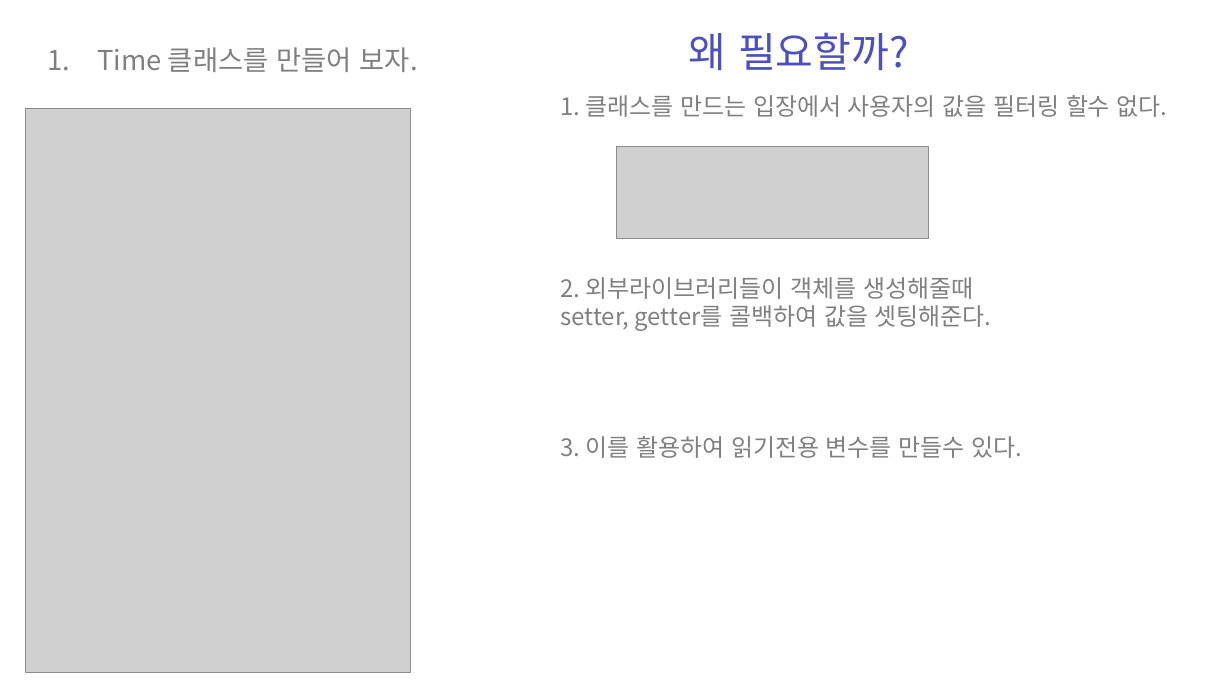
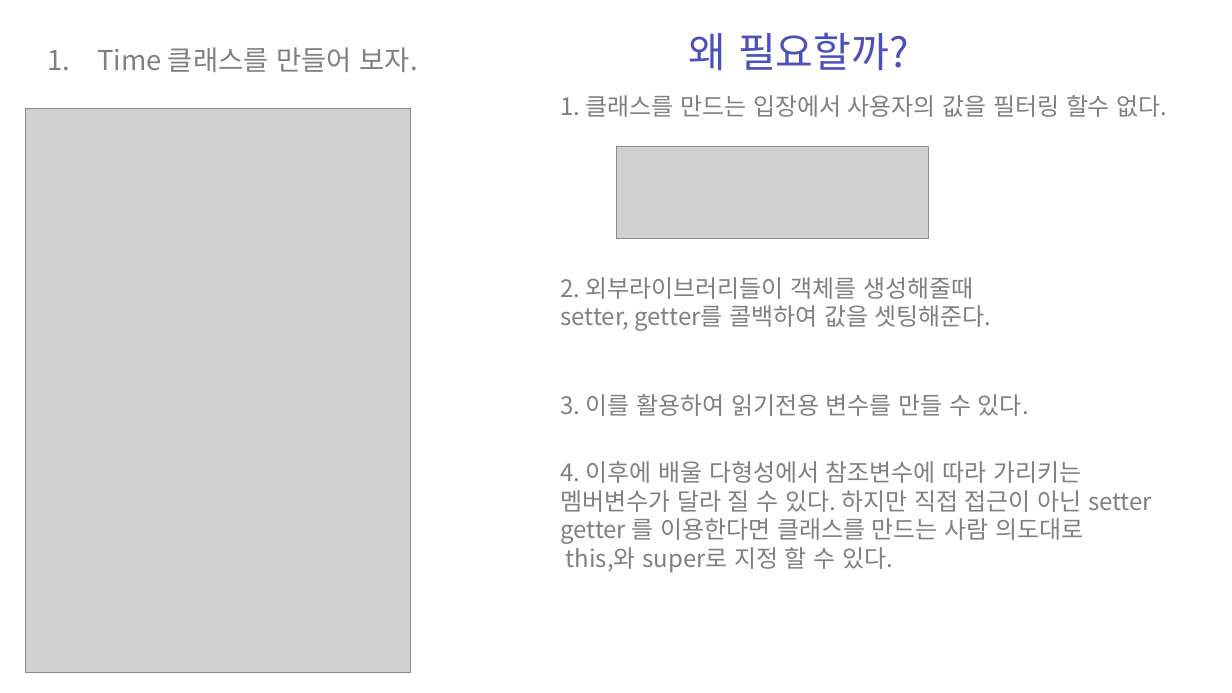
Before and after one commit to zest132/JavaLecture, a slide deck: slide 51 of JavaLecture/LectureFile/java 10강 패키지와 접근제어자 강의자료.pptx. Drawn at 1232x693 pixels with LibreOffice and Linux fonts; fonts in the diff are those of the drawing; grey boxes stand for pictures. Boxes give left, top, right and bottom in pixels: in the first picture for what was removed or moved away, otherwise in the second. Text is boxed around its words. In the diff, an @@ line names an element or a change of style, - is before the commit and + after.

```diff
--- a/JavaLecture/LectureFile/java 10강 패키지와 접근제어자 강의자료.pptx
+++ b/JavaLecture/LectureFile/java 10강 패키지와 접근제어자 강의자료.pptx
@@ text at box(560, 394, 1029, 416): spaces changed @@
-3. 이를 활용하여 읽기전용 변수를 만들수 있다.
+3. 이를 활용하여 읽기전용 변수를 만들 수 있다.
@@ text added at box(560, 461, 1152, 573), 28 pt, text #808080 @@
+4. 이후에 배울 다형성에서 참조변수에 따라 가리키는
+멤버변수가 달라 질 수 있다. 하지만 직접 접근이 아닌 setter
+getter 를 이용한다면 클래스를 만드는 사람 의도대로
+this,와 super로 지정 할 수 있다.
```
Also in this commit, not shown: 1 slide added, 6 other files.
